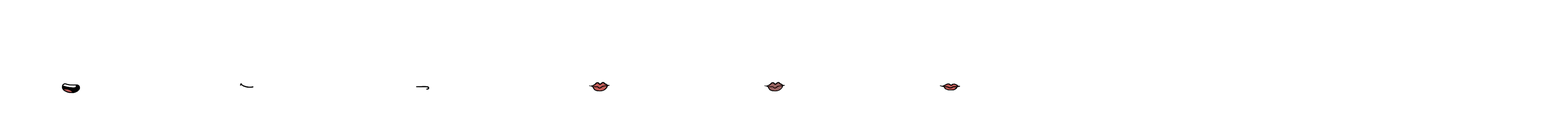
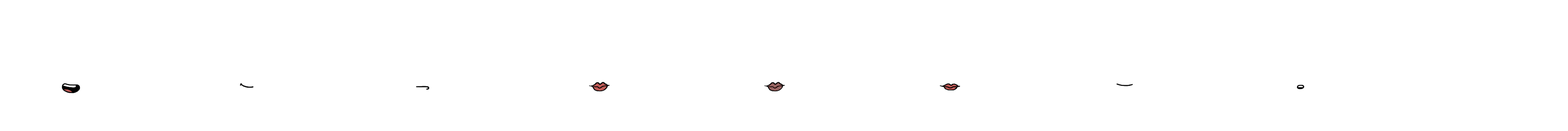
The second 1568 x 131 image is a revision of the first. Changes to its layers:
added group "08" with 1 layers above "07" over 1296, 84, 1305, 90
added layer "Mouth 8" in group "08" over 1296, 84, 1305, 90
added group "07" with 1 layers above "06" over 1116, 82, 1134, 87
added layer "Mouth 7" in group "07" over 1116, 82, 1134, 87
